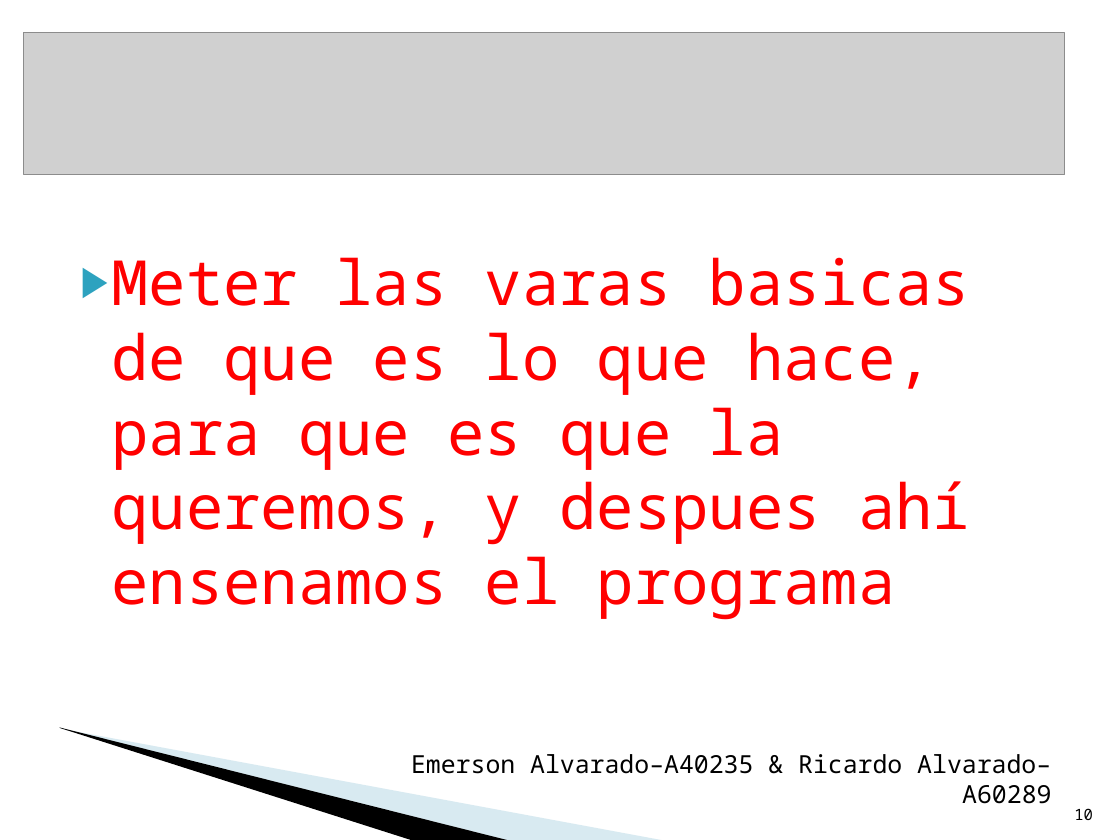
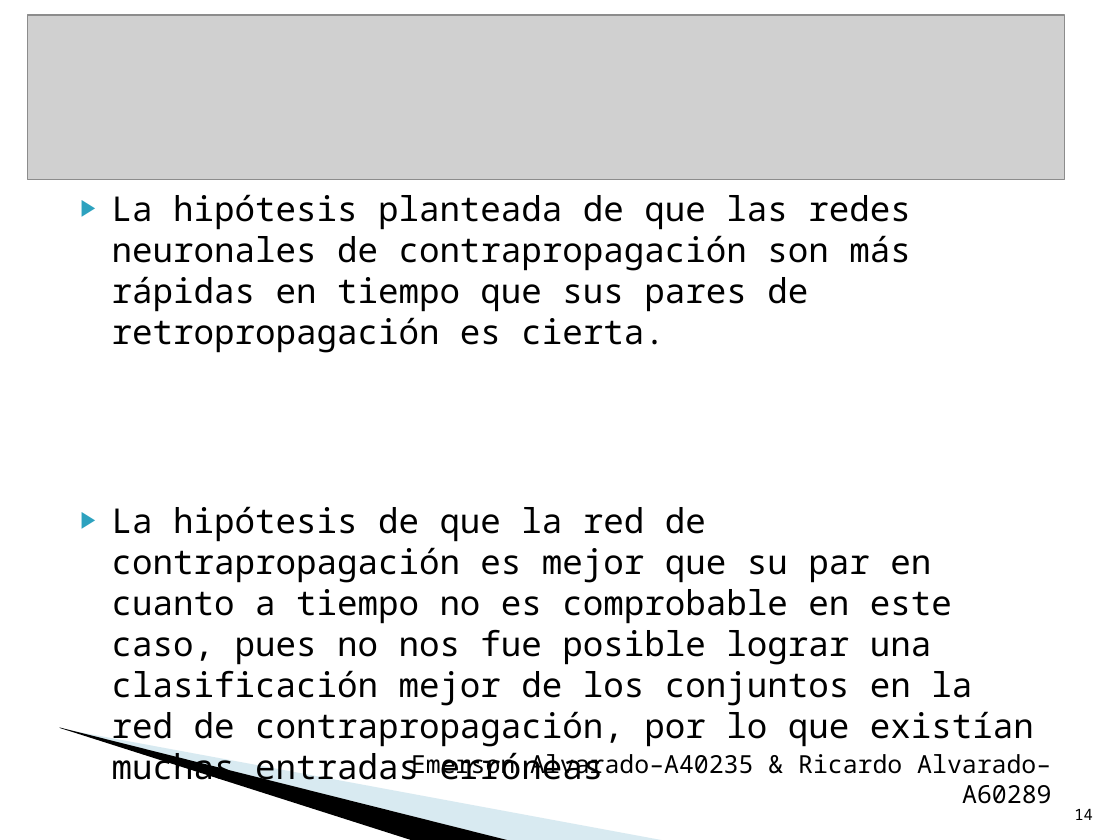
Before and after one commit to rijoalvi/proyectoparadigmas, a slide deck: slide 14 of Presentacion.ppt (slide 10 before the commit). Drawn at 1120x840 pixels with LibreOffice and Linux fonts; fonts in the diff are those of the drawing; grey boxes stand for pictures; background and template pictures are left out. Boxes give left, top, right and bottom in pixels: in the first picture for what was removed or moved away, otherwise in the second. Text is boxed around its words. In the diff, an @@ line names an element or a change of style, - is before the commit and + after.

```diff
--- a/Presentacion.ppt
+++ b/Presentacion.ppt
@@ picture: place and size @@
-picture at [24,32,1064,175]
+picture at [28,15,1065,179]
@@ text at [112,194,1034,748]: text changed; size 40 to 22 pt; text colour #FF0000 to #000000 @@
-▶ Meter las varas basicas de que es lo que hace, para que es que la queremos, y despues ahí ensenamos el programa
+▶ La hipótesis planteada de que las redes neuronales de contrapropagación son más rápidas en tiempo que sus pares de retropropagación es cierta.
+▶ La hipótesis de que la red de contrapropagación es mejor que su par en cuanto a tiempo no es comprobable en este caso, pues no nos fue posible lograr una clasificación mejor de los conjuntos en la red de contrapropagación, por lo que existían muchas entradas erróneas
@@ page number at [1074,808,1093,820]: text changed @@
-10
+14
```
Also in this commit, not shown: 2 other slides changed, 6 slides added, 2 slides removed, 3 other files.
